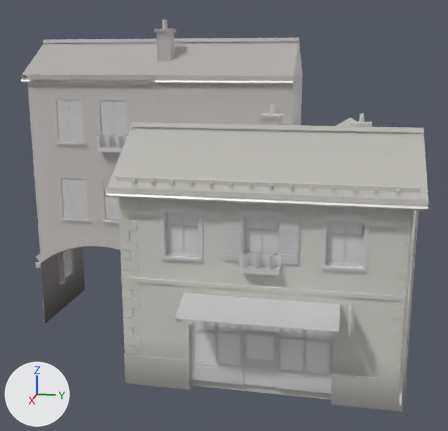
The glTF model public/assets/models/european-town/buildings/block_05.glb as it was, and as the next commit left it.
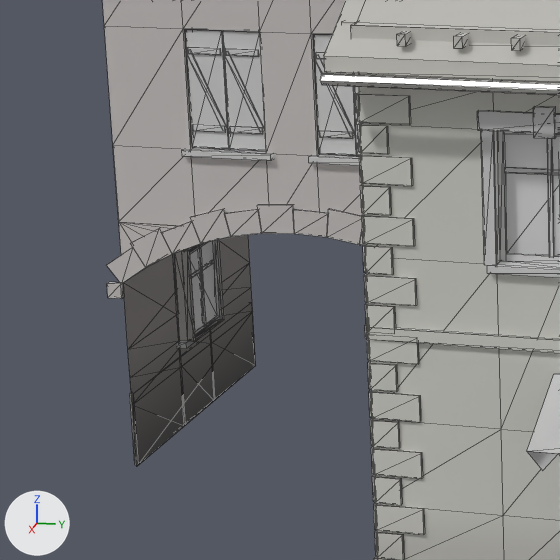
Old and new are each drawn whole from a 50 mm camera at (36.06, 5.96, 10.19) aimed at (14.42, 1.63, 4.78) and again close up on the part from 0% to 41% of the width and 39% to 82% of the height. Lighting does not change. The marker at lower left points along +X, +Y and +Z. The first two pictures are the older version. The close-ups show mesh edges as thin lines. Where no turn or scale is listed for an object, it has been applied to the vertices. Vertices at exactly the same position are counted once.

The first close-up shows 'B19_shell', 'B22_shell', 'KIT_shop_4.6x2.4_6_canvas_green__canvas_green#633', 'KIT_shut_closed_1.05x1.6_shutter_stone_warm_0__shutter_stone_warm#685', 'KIT_shut_closed_1.05x1.6_shutter_stone_warm_0__shutter_stone_warm#689', 'KIT_sill_1.05__stone_trim#684', 'KIT_sill_1.05__stone_trim#688', 'KIT_sill_1.1__stone_trim#640', 'KIT_surround_1.1x1.45__stone_trim#641', 'KIT_win_0.97x1.35_frame_dark__frame_dark#667', 'KIT_win_0.97x1.35_frame_dark__glass#668', 'KIT_win_1.1x1.45_frame_white__frame_white#638', 'KIT_win_1.1x1.45_frame_white__glass#639' and 1 more.
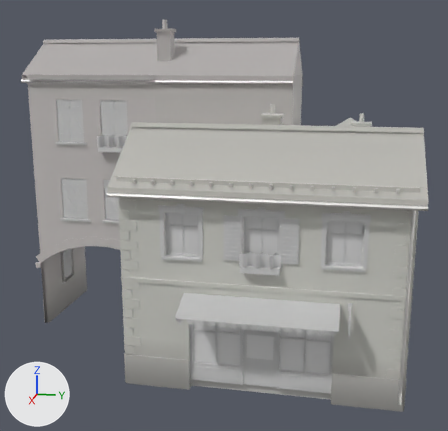
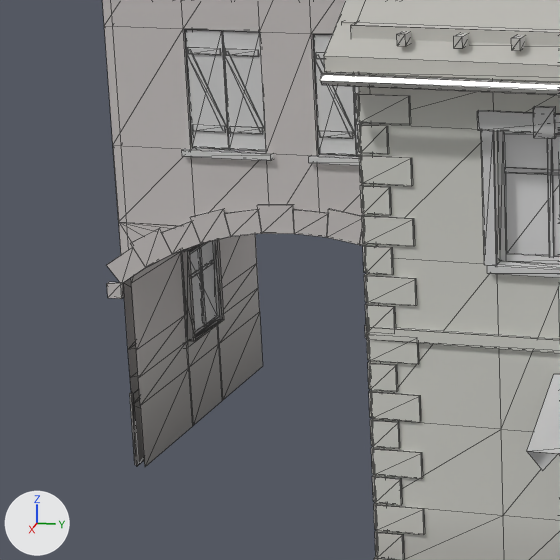
Location of each change, (x1, y1, x2, y2) in pixels of the close-ups (560 x 560 px):
'B22_shell', reshaped: before (102, 0, 365, 466); after (102, 0, 365, 467)
'KIT_shut_closed_1.05x1.6_shutter_stone_warm_0__shutter_stone_warm#685', moved: before (185, 29, 266, 151); after (313, 34, 361, 156)
'KIT_shut_closed_1.05x1.6_shutter_stone_warm_0__shutter_stone_warm#697', moved (not visible before): after (185, 29, 266, 151)
'KIT_win_1.1x1.45_frame_white__glass#643', moved (not visible before): after (505, 134, 560, 256)
'KIT_win_1.1x1.45_frame_white__glass#639', moved (not visible afterwards): before (505, 134, 560, 256)
'KIT_surround_1.1x1.45__stone_trim#645', moved (not visible before): after (477, 106, 560, 265)
'KIT_surround_1.1x1.45__stone_trim#641', moved (not visible afterwards): before (477, 106, 560, 265)
'KIT_shut_closed_1.05x1.6_shutter_stone_warm_0__shutter_stone_warm#689', moved (not visible afterwards): before (313, 34, 361, 156)
'KIT_win_1.1x1.45_frame_white__frame_white#642', moved (not visible before): after (497, 131, 560, 265)
'KIT_win_1.1x1.45_frame_white__frame_white#638', moved (not visible afterwards): before (497, 131, 560, 265)
'KIT_sill_1.05__stone_trim#684', moved: before (182, 147, 273, 161); after (309, 154, 360, 165)
'KIT_sill_1.1__stone_trim#644', moved (not visible before): after (487, 261, 560, 278)
'KIT_sill_1.1__stone_trim#640', moved (not visible afterwards): before (487, 261, 560, 278)
'KIT_sill_1.05__stone_trim#696', moved (not visible before): after (182, 147, 273, 161)
'KIT_sill_1.05__stone_trim#688', moved (not visible afterwards): before (309, 154, 360, 165)
part 1 of me_b22_shell, added: after (131, 234, 263, 467)

The edits, one by one:
me_b22_shell is used by ob_b22_shell; location (12.0, -1.0, 0.0).
me_b22_shell had 857 vertices, 1118 faces and spanned x -2.51..2.16, y -5.23..5.0, z -0.3..11.73.
me_b22_shell now has 1189 vertices, 1558 faces and spans x -2.51..2.16, y -5.23..5.0, z -0.3..11.73.
me_b22_shell part 1: a new loose piece of 66 vertices spanning x -2.0..2.0, y -4.88, z -0.3..9.75, in mat_stone_stacked.
Other edits to the shape of me_b22_shell do not show in these pictures.
Object 'KIT_sill_1.1__stone_trim#640' (ob_kit_sill_1_1__stone_trim_640) moves from (2.0, -2.5, 4.25) to (2.0, 0.0, 4.25).
Object 'KIT_sill_1.1__stone_trim#644' (ob_kit_sill_1_1__stone_trim_644) moves from (2.0, 0.0, 4.25) to (2.0, -2.5, 4.25).
Object 'KIT_surround_1.1x1.45__stone_trim#641' (ob_kit_surround_1_1x1_45__stone_trim_641) moves from (2.0, -2.5, 4.25) to (2.0, 0.0, 4.25).
Object 'KIT_surround_1.1x1.45__stone_trim#645' (ob_kit_surround_1_1x1_45__stone_trim_645) moves from (2.0, 0.0, 4.25) to (2.0, -2.5, 4.25).
Object 'KIT_win_1.1x1.45_frame_white__frame_white#638' (ob_kit_win_1_1x1_45_frame_white__frame_white_638) moves from (2.0, -2.5, 4.25) to (2.0, 0.0, 4.25).
Object 'KIT_win_1.1x1.45_frame_white__frame_white#642' (ob_kit_win_1_1x1_45_frame_white__frame_white_642) moves from (2.0, 0.0, 4.25) to (2.0, -2.5, 4.25).
Object 'KIT_win_1.1x1.45_frame_white__glass#639' (ob_kit_win_1_1x1_45_frame_white__glass_639) moves from (2.0, -2.5, 4.25) to (2.0, 0.0, 4.25).
Object 'KIT_win_1.1x1.45_frame_white__glass#643' (ob_kit_win_1_1x1_45_frame_white__glass_643) moves from (2.0, 0.0, 4.25) to (2.0, -2.5, 4.25).
Object 'KIT_shut_closed_1.05x1.6_shutter_stone_warm_0__shutter_stone_warm#685' (ob_kit_shut_closed_1_05x1_6_shutter_stone_warm_0__shutter_stone_warm_685) moves from (2.0, -3.375, 4.25) to (2.0, -1.625, 4.25).
Object 'KIT_shut_closed_1.05x1.6_shutter_stone_warm_0__shutter_stone_warm#689' (ob_kit_shut_closed_1_05x1_6_shutter_stone_warm_0__shutter_stone_warm_689) moves from (2.0, -1.625, 4.25) to (2.0, -3.375, 7.25).
Object 'KIT_shut_closed_1.05x1.6_shutter_stone_warm_0__shutter_stone_warm#697' (ob_kit_shut_closed_1_05x1_6_shutter_stone_warm_0__shutter_stone_warm_697) moves from (2.0, -1.625, 7.25) to (2.0, -3.375, 4.25).
Object 'KIT_sill_1.05__stone_trim#684' (ob_kit_sill_1_05__stone_trim_684) moves from (2.0, -3.375, 4.25) to (2.0, -1.625, 4.25).
Object 'KIT_sill_1.05__stone_trim#688' (ob_kit_sill_1_05__stone_trim_688) moves from (2.0, -1.625, 4.25) to (2.0, -3.375, 7.25).
Object 'KIT_sill_1.05__stone_trim#696' (ob_kit_sill_1_05__stone_trim_696) moves from (2.0, -1.625, 7.25) to (2.0, -3.375, 4.25).
